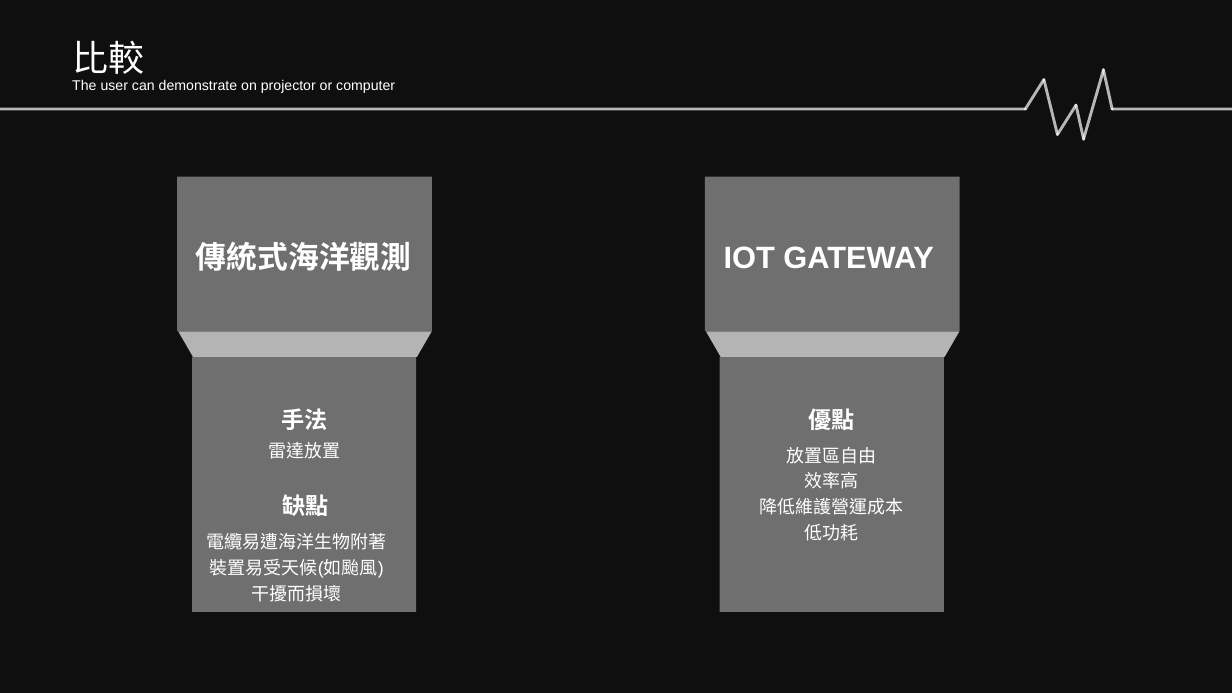
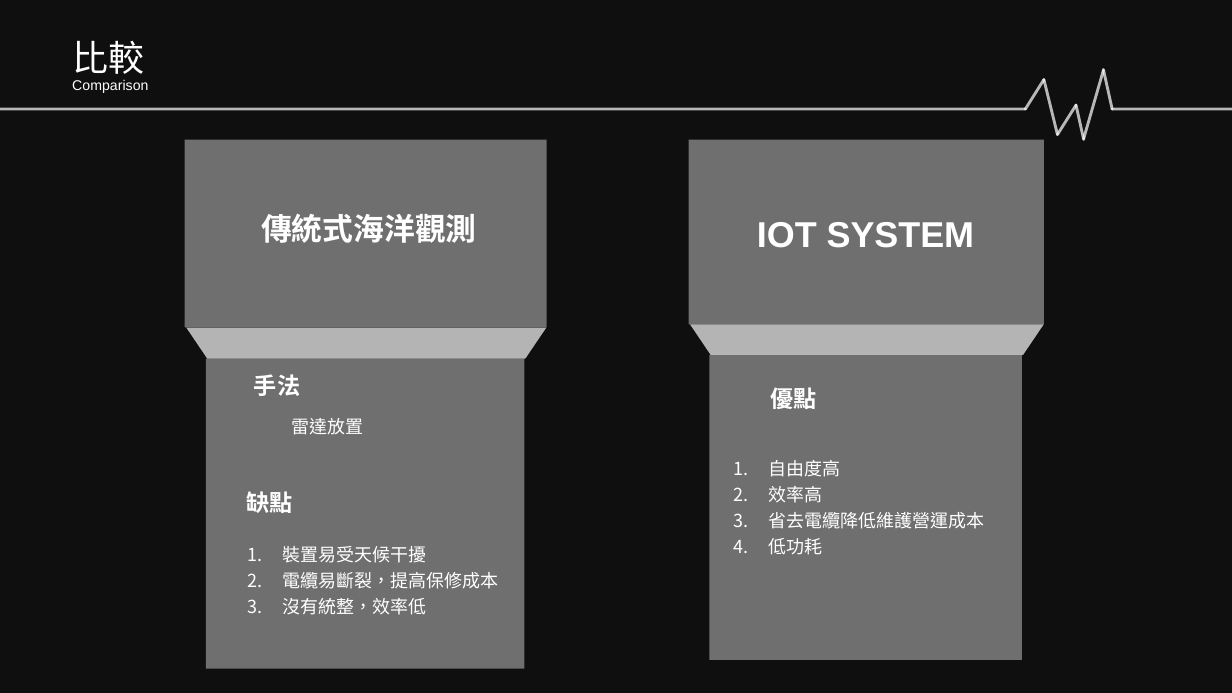
Before and after one commit to Sikako/hackthon, a slide deck: slide 7 of bigdata.pptx (slide 5 before the commit). Drawn at 1232x693 pixels with LibreOffice and Linux fonts; fonts in the diff are those of the drawing; background and template pictures are left out; a plain dark background stands for a picture behind light text. Boxes give left, top, right and bottom in pixels: in the first picture for what was removed or moved away, otherwise in the second. Text is boxed around its words. In the diff, an @@ line names an element or a change of style, - is before the commit and + after.

Commit message:
初稿統整

```diff
--- a/bigdata.pptx
+++ b/bigdata.pptx
@@ text at [72,80,148,93]: text changed @@
-The user can demonstrate on projector or computer
+Comparison
@@ rectangle: place and size @@
-rectangle at [177,177,433,331]
+rectangle at [185,140,547,327]
@@ rectangle: place and size @@
-rectangle at [705,177,960,331]
+rectangle at [689,140,1044,324]
@@ text "傳統式海洋觀測": place and size @@
-text "傳統式海洋觀測" at [196,242,412,271]
+text "傳統式海洋觀測" at [261,214,477,243]
@@ text at [757,222,975,248]: text changed; size 24 to 28 pt @@
-IOT GATEWAY
+IOT SYSTEM
@@ freeform shape: place and size @@
-freeform shape at [178,332,432,358]
+freeform shape at [187,327,547,359]
@@ freeform shape: place and size @@
-freeform shape at [706,332,959,358]
+freeform shape at [690,324,1044,355]
@@ rectangle: place and size @@
-rectangle at [192,357,417,612]
+rectangle at [206,359,525,669]
@@ rectangle: place and size @@
-rectangle at [720,357,945,612]
+rectangle at [710,355,1022,660]
@@ text "手法": place and size @@
-text "手法" at [281,408,327,430]
+text "手法" at [254,374,300,396]
@@ text "優點": place and size @@
-text "優點" at [809,408,855,430]
+text "優點" at [771,387,817,409]
@@ text "雷達放置": place and size @@
-text "雷達放置" at [268,442,340,459]
+text "雷達放置" at [292,418,364,435]
@@ text "自由度高": place and size @@
-text "自由度高" at [760,447,904,541]
+text "自由度高" at [768,460,984,555]
@@ text "缺點": place and size @@
-text "缺點" at [282,494,328,516]
+text "缺點" at [247,491,293,513]
@@ text at [768,460,840,477]: text changed @@
-放置區自由
+1. 自由度高
@@ text at [768,486,822,555]: alignment centre to left; bullet none to 1. @@
@@ text at [768,512,984,529]: text changed @@
-降低維護營運成本
+3. 省去電纜降低維護營運成本
@@ text at [282,546,498,615]: text changed @@
-電纜易遭海洋生物附著
-裝置易受天候(如颱風)干擾而損壞
+1. 裝置易受天候干擾
+2. 電纜易斷裂，提高保修成本
+3. 沒有統整，效率低
```
Also in this commit, not shown: 9 other slides changed, 2 slides added, 17 slides removed, 3 other files.
